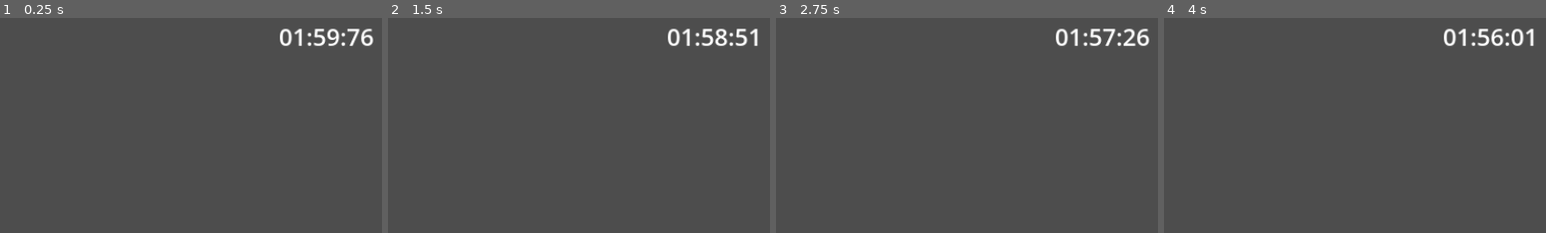
Above: before the commit, frames 1-4 (left to right).
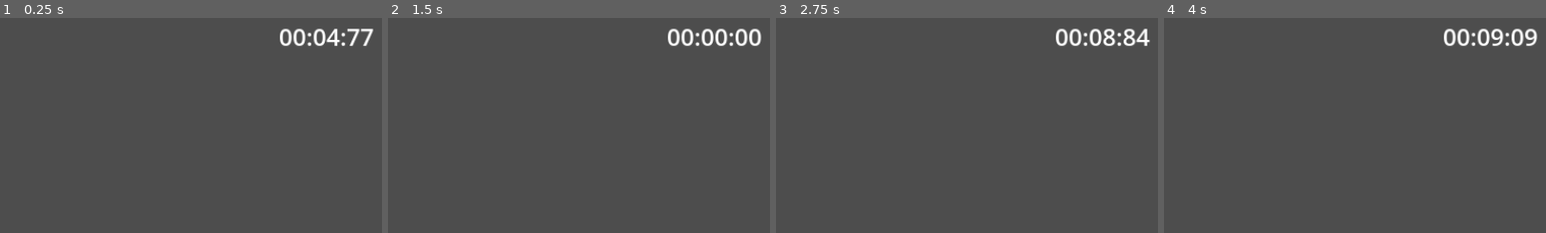
Above: after the commit, the same moments.

Repository: emil-judin/jam-burnout
Game: Godot game, scene res://scenes/ui/ui.tscn
Two runs of this game, one before a commit and one after it. Both use one fixed random seed, a clock stepped at 60 frames per second and the inputs below. The project has no main scene, so this scene is started directly.
Inputs:
- Up to frame 1 (0.25 s): no input
- Up to frame 2 (1.5 s): tap ] (+, bound only after the commit) at 0.6 s; tap / (-, bound only after the commit) at 0.8, 1.35 s
- Up to frame 3 (2.75 s): tap ] (+, bound only after the commit) at 1.55, 2.1 s; tap / (-, bound only after the commit) at 2.3 s
- Up to frame 4 (4 s): tap / (-, bound only after the commit) at 2.85, 3.8 s; tap ] (+, bound only after the commit) at 3.05, 3.6 s
The pictures show only the part of the screen within x 50-100%, y 0-50%; the shares and areas given below are measured in that part.

The runs differ from the first frame. In frame 1, 0.8% of the frame differs, in the area x 76-98%, y 4-14%; in frame 2, 0.8%; in frame 3, 0.8%; in frame 4, 0.7%.

Commit message:
add an substract time functions implemented

Diff:
--- a/burnout/project.godot
+++ b/burnout/project.godot
@@ -19,3 +19,16 @@
 window/size/viewport_width=1920
 window/size/viewport_height=1080
 window/stretch/mode="canvas_items"
+
+[input]
+
++={
+"deadzone": 0.5,
+"events": [Object(InputEventKey,"resource_local_to_scene":false,"resource_name":"","device":-1,"window_id":0,"alt_pressed":false,"shift_pressed":false,"ctrl_pressed":false,"meta_pressed":false,"pressed":false,"keycode":0,"physical_keycode":93,"key_label":0,"unicode":43,"location":0,"echo":false,"script":null)
+]
+}
+-={
+"deadzone": 0.5,
+"events": [Object(InputEventKey,"resource_local_to_scene":false,"resource_name":"","device":-1,"window_id":0,"alt_pressed":false,"shift_pressed":false,"ctrl_pressed":false,"meta_pressed":false,"pressed":false,"keycode":0,"physical_keycode":47,"key_label":0,"unicode":45,"location":0,"echo":false,"script":null)
+]
+}
--- a/burnout/scripts/ui.gd
+++ b/burnout/scripts/ui.gd
@@ -2,14 +2,15 @@
 
 
 
-@export var start_time: float = 120.0  # seconds
+@export var wait_time: float = 5.0  # seconds
 var timer = null
 @onready var countdown_label: RichTextLabel = $Control/VBoxContainer/Top/MarginContainer2/Countdown
 
 func _ready():
 	timer = Timer.new()
-	timer.set_wait_time(start_time)
+	timer.set_wait_time(wait_time)
 	add_child(timer)
+	timer.connect("timeout", func(): _on_timer_timeout())
 	timer.start()
 
 func _process(delta):
@@ -33,6 +34,24 @@
 
 		countdown_label.text = min_output + ":" +  sec_output + ":" + msec_output
 
+		if Input.is_action_just_pressed("+"):
+			add_time(10)
+		if Input.is_action_just_pressed("-"):
+			subtract_time(10)
+
 func _on_timer_timeout():
 	print("Countdown complete!")
 	timer.stop()
+
+
+func add_time(seconds: float) -> void:
+	timer.start(timer.time_left + seconds)
+
+
+func subtract_time(seconds: float) -> void:
+	if timer.time_left - seconds > 0:
+		"timer"
+		timer.start(timer.time_left - seconds)
+	else:
+		print("timer 0")
+		timer.stop()
